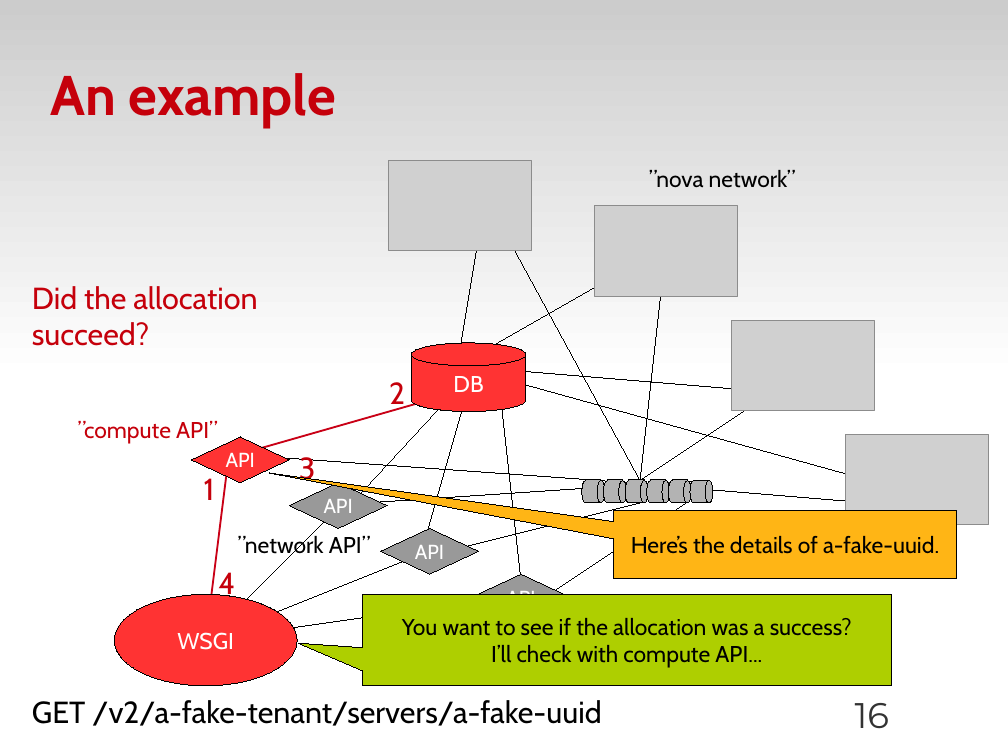
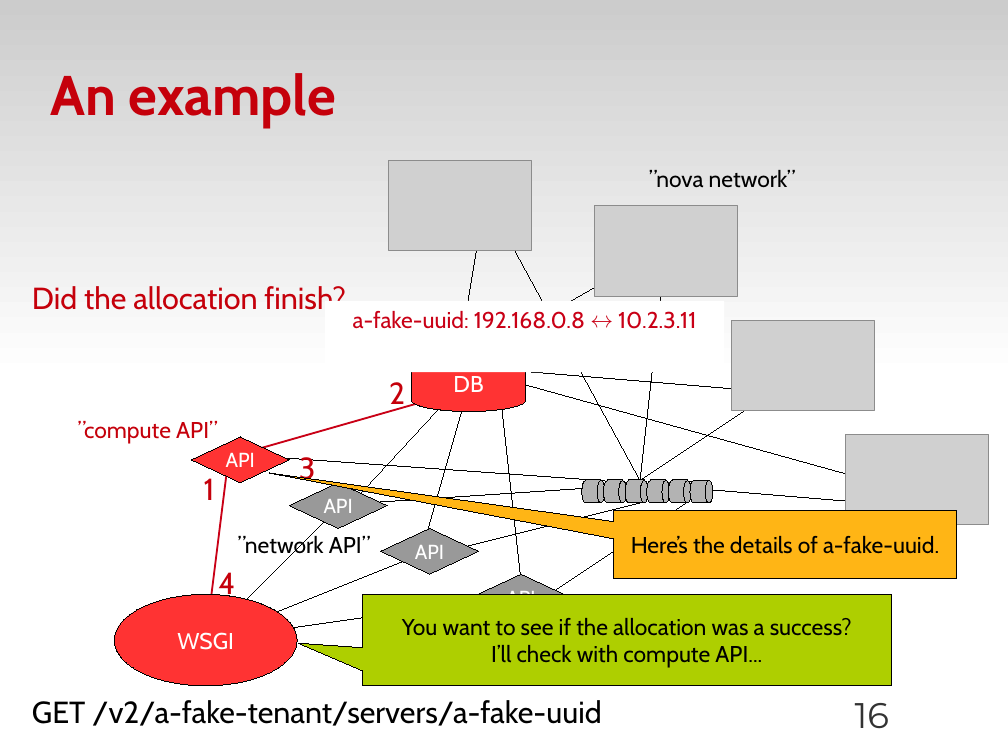
Before and after one commit to zyluo/talk-COSUG-2012, a slide deck: slide 16 of COSUG-2012-LZY.odp. Drawn at 1008x756 pixels with LibreOffice and Linux fonts; fonts in the diff are those of the drawing; grey boxes stand for pictures; background and template pictures are left out. Boxes give left, top, right and bottom in pixels: in the first picture for what was removed or moved away, otherwise in the second. Text is boxed around its words. In the diff, an @@ line names an element or a change of style, - is before the commit and + after.

```diff
--- a/COSUG-2012-LZY.odp
+++ b/COSUG-2012-LZY.odp
@@ text at [32,286,346,310]: text changed @@
-Did the allocation succeed?
+Did the allocation finish?
@@ rectangle added at [326,301,725,372], fill #FFFFFF, 18 pt, text #C90016 @@
+a-fake-uuid: 192.168.0.8 ↔ 10.2.3.11
```
Also in this commit, not shown: 9 other slides changed.
